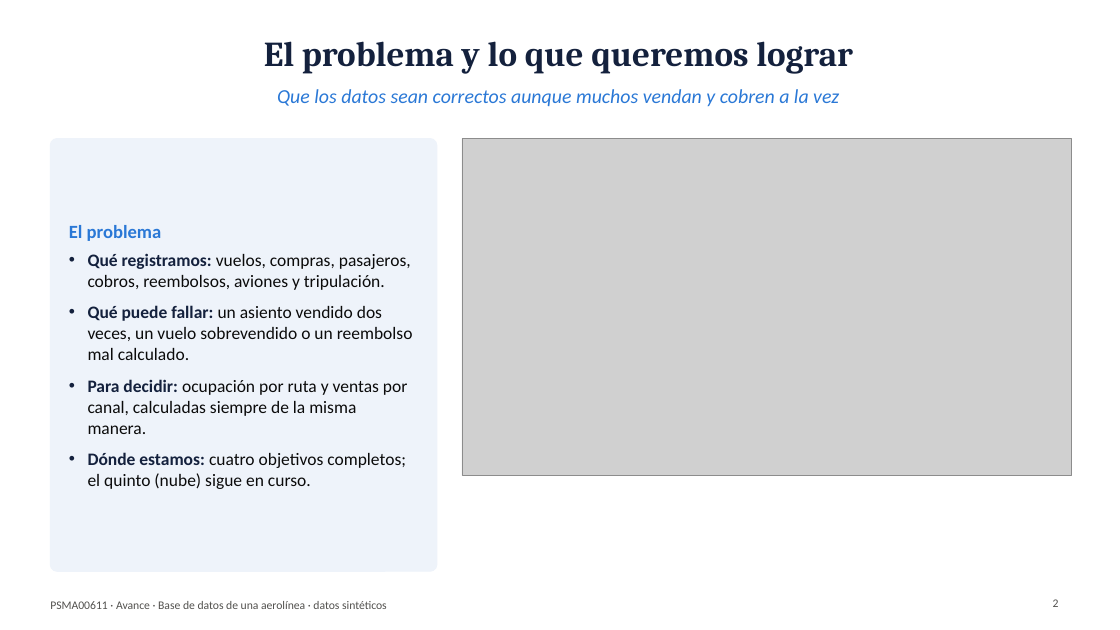
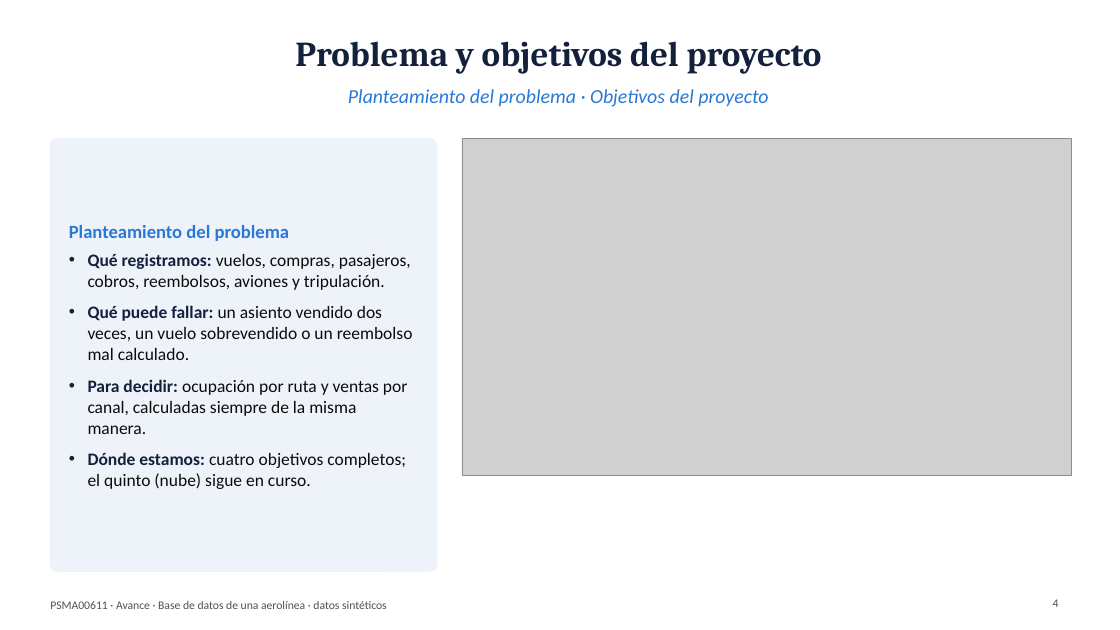
Before and after one commit to CARLOSDELOSRIOS/aerolinea-bd-psma00611, a slide deck: slide 4 of slides/presentacion_avance_PSMA00611.pptx (slide 2 before the commit). Drawn at 1120x630 pixels with LibreOffice and Linux fonts; fonts in the diff are those of the drawing; grey boxes stand for pictures. Boxes give left, top, right and bottom in pixels: in the first picture for what was removed or moved away, otherwise in the second. Text is boxed around its words. In the diff, an @@ line names an element or a change of style, - is before the commit and + after.

```diff
--- a/slides/presentacion_avance_PSMA00611.pptx
+++ b/slides/presentacion_avance_PSMA00611.pptx
@@ title at (295, 41, 822, 74): text changed @@
-El problema y lo que queremos lograr
+Problema y objetivos del proyecto
@@ text at (348, 89, 768, 107): text changed @@
-Que los datos sean correctos aunque muchos vendan y cobren a la vez
+Planteamiento del problema · Objetivos del proyecto
@@ text at (69, 225, 290, 241): text changed @@
-El problema
+Planteamiento del problema
@@ page number at (1053, 599, 1059, 607): text changed @@
-2
+4
```
Also in this commit, not shown: 12 other slides changed, 3 other files.
